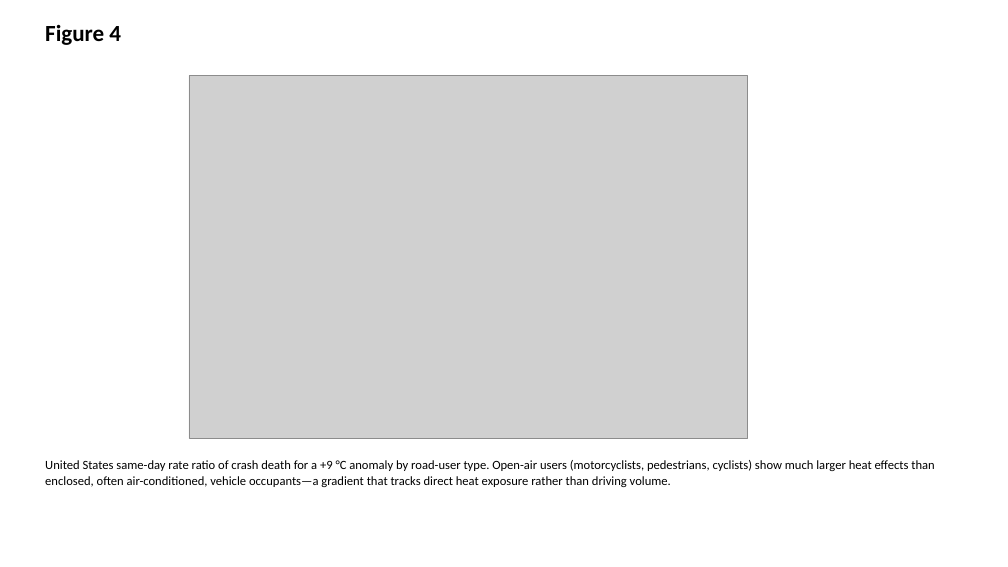
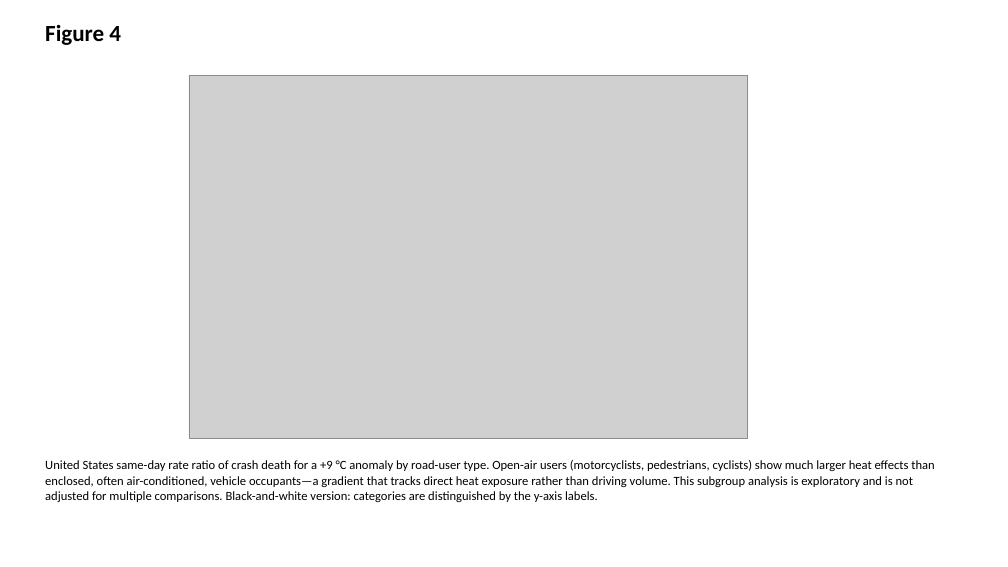
Before and after one commit to bougtoir/heat-accidents-mortality, a slide deck: slide 4 of heat_accidents_mortality/output/manuscript_bw/figures.pptx. Drawn at 1008x567 pixels with LibreOffice and Linux fonts; fonts in the diff are those of the drawing; grey boxes stand for pictures. Boxes give left, top, right and bottom in pixels: in the first picture for what was removed or moved away, otherwise in the second. Text is boxed around its words. In the diff, an @@ line names an element or a change of style, - is before the commit and + after.

```diff
--- a/heat_accidents_mortality/output/manuscript_bw/figures.pptx
+++ b/heat_accidents_mortality/output/manuscript_bw/figures.pptx
@@ text at [45,460,934,502]: text changed @@
-United States same-day rate ratio of crash death for a +9 °C anomaly by road-user type. Open-air users (motorcyclists, pedestrians, cyclists) show much larger heat effects than enclosed, often air-conditioned, vehicle occupants—a gradient that tracks direct heat exposure rather than driving volume.
+United States same-day rate ratio of crash death for a +9 °C anomaly by road-user type. Open-air users (motorcyclists, pedestrians, cyclists) show much larger heat effects than enclosed, often air-conditioned, vehicle occupants—a gradient that tracks direct heat exposure rather than driving volume. This subgroup analysis is exploratory and is not adjusted for multiple comparisons. Black-and-white version: categories are distinguished by the y-axis labels.
```
Also in this commit, not shown: 9 other slides changed, 42 other files.
